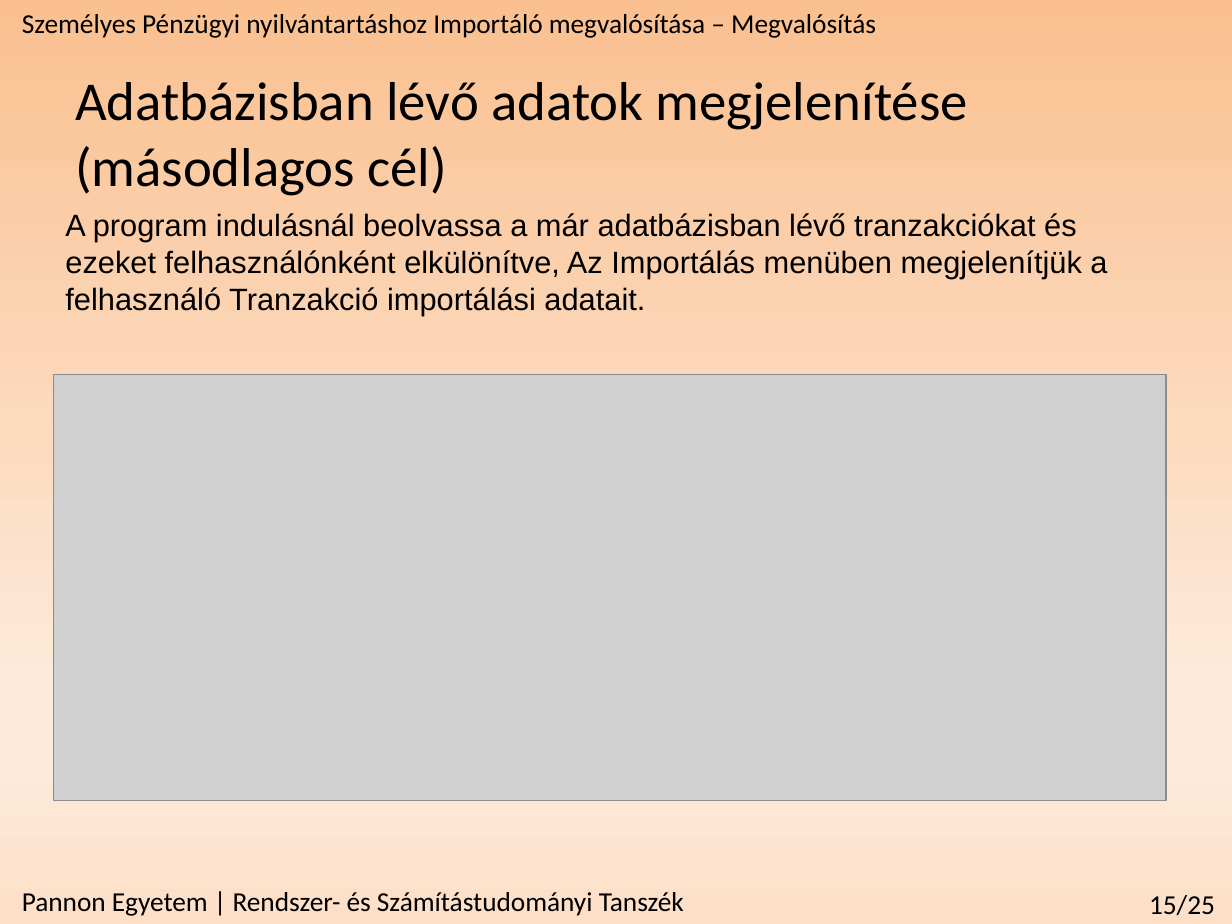
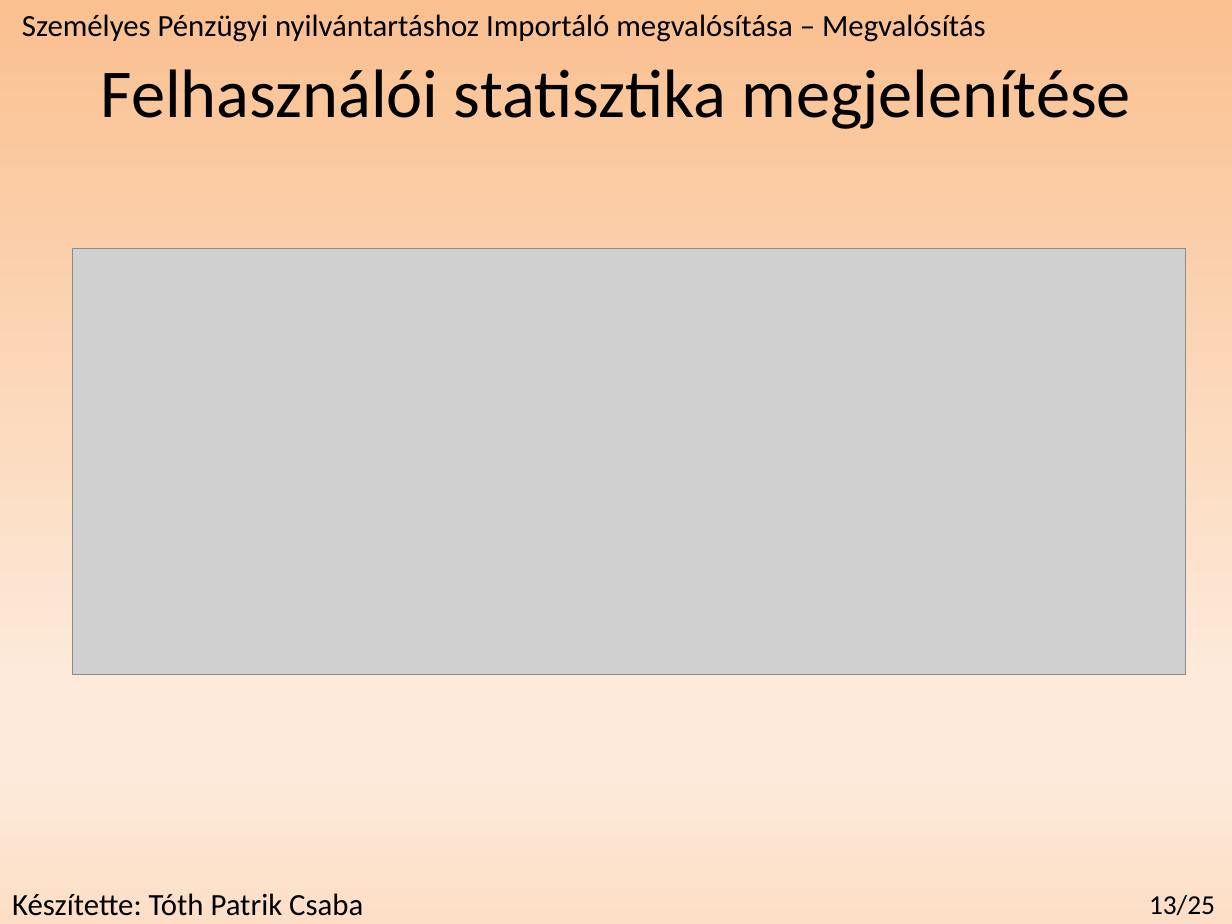
Before and after one commit to redizaar/MoneyManager, a slide deck: slide 13 of féléveselőadás_szakdoga.pptx (slide 15 before the commit). Drawn at 1232x924 pixels with LibreOffice and Linux fonts; fonts in the diff are those of the drawing; grey boxes stand for pictures. Boxes give left, top, right and bottom in pixels: in the first picture for what was removed or moved away, otherwise in the second. Text is boxed around its words. In the diff, an @@ line names an element or a change of style, - is before the commit and + after.

```diff
--- a/féléveselőadás_szakdoga.pptx
+++ b/féléveselőadás_szakdoga.pptx
@@ text "Személyes Pénzügyi nyilvántartáshoz Importáló megvalósítása ..." at <box>22,14,985,42</box>: size 16 to 18 pt @@
@@ text removed at <box>75,82,968,196</box> @@
-Adatbázisban lévő adatok megjelenítése
-(másodlagos cél)
@@ text added at <box>101,69,1131,129</box>, 40 pt, text #000000 @@
+Felhasználói statisztika megjelenítése
@@ text removed at <box>65,213,1107,316</box> @@
-A program indulásnál beolvassa a már adatbázisban lévő tranzakciókat és ezeket felhasználónként elkülönítve, Az Importálás menüben megjelenítjük a felhasználó Tranzakció importálási adatait.
@@ picture: place and size @@
-picture at <box>53,375,1165,801</box>
+picture at <box>73,249,1185,675</box>
@@ text at <box>12,893,363,916</box>: text changed; size 16 to 18 pt @@
-Pannon Egyetem | Rendszer- és Számítástudományi Tanszék
+Készítette: Tóth Patrik Csaba
@@ page number at <box>1149,895,1215,915</box>: text changed @@
-15/25
+13/25
```
Also in this commit, not shown: 13 other slides changed, 1 slide added, 3 slides removed.
